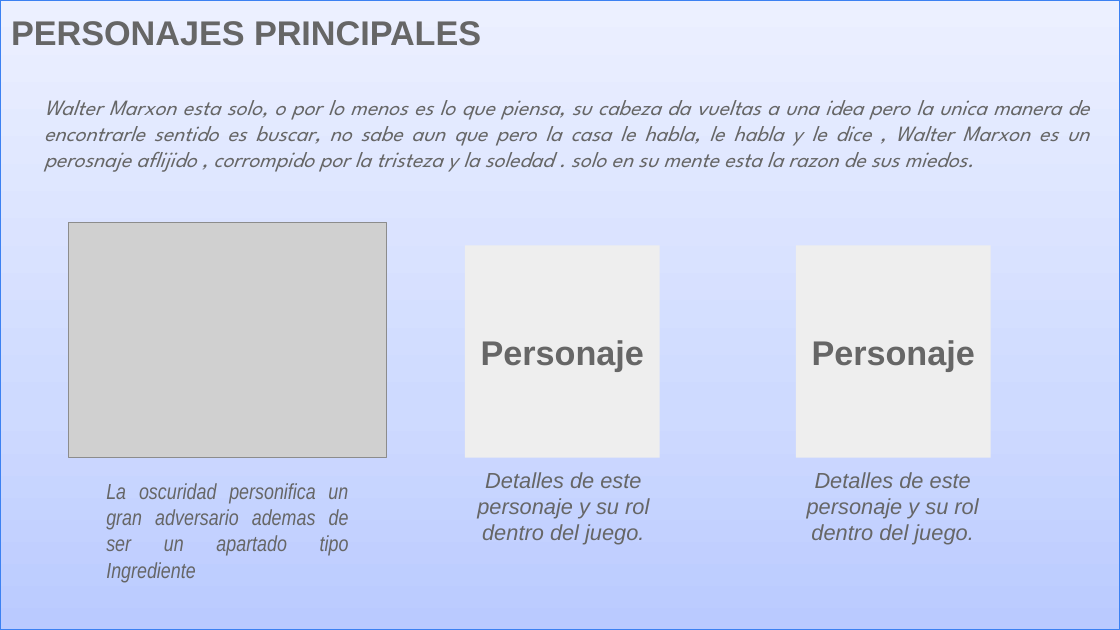
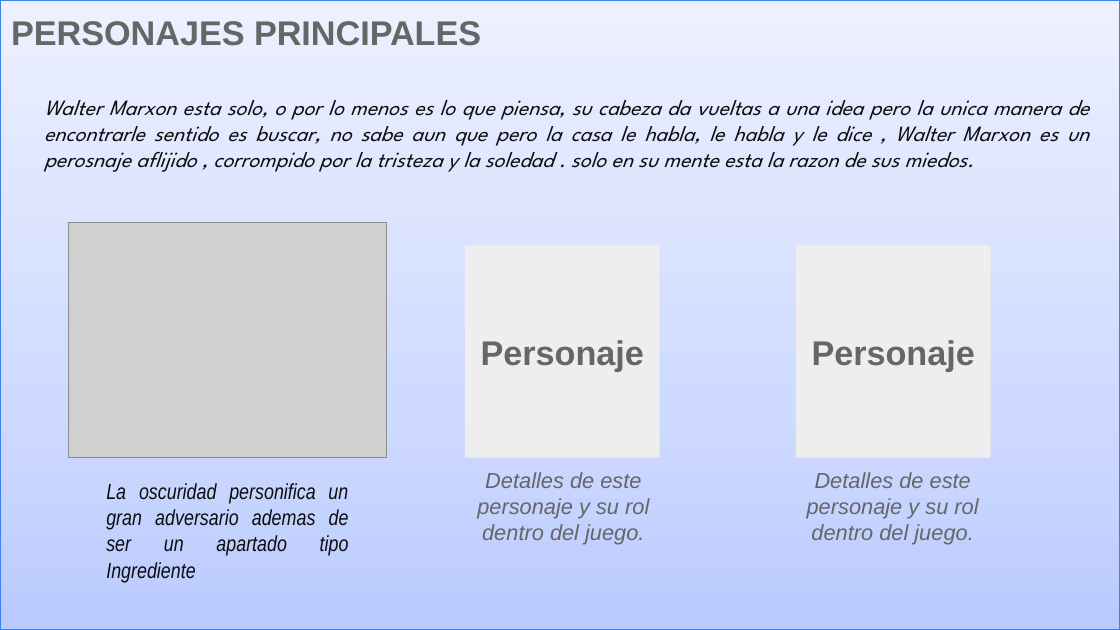
Before and after one commit to Marianoz1972/PICH, a slide deck: slide 5 of Pitch (Venta) [Template] PHOBIA.pptx. Drawn at 1120x630 pixels with LibreOffice and Linux fonts; fonts in the diff are those of the drawing; grey boxes stand for pictures. Boxes give left, top, right and bottom in pixels: in the first picture for what was removed or moved away, otherwise in the second. Text is boxed around its words. In the diff, an @@ line names an element or a change of style, - is before the commit and + after.

```diff
--- a/Pitch (Venta) [Template] PHOBIA.pptx
+++ b/Pitch (Venta) [Template] PHOBIA.pptx
@@ text "Walter Marxon esta solo, o ..." at box(44, 100, 1090, 172): text colour #666666 to #0D0D0D @@
@@ text "La oscuridad personifica un gran ..." at box(106, 483, 349, 583): text colour #666666 to #0D0D0D @@
```
Also in this commit, not shown: 4 other slides changed, 2 slides added, 1 slide removed.
